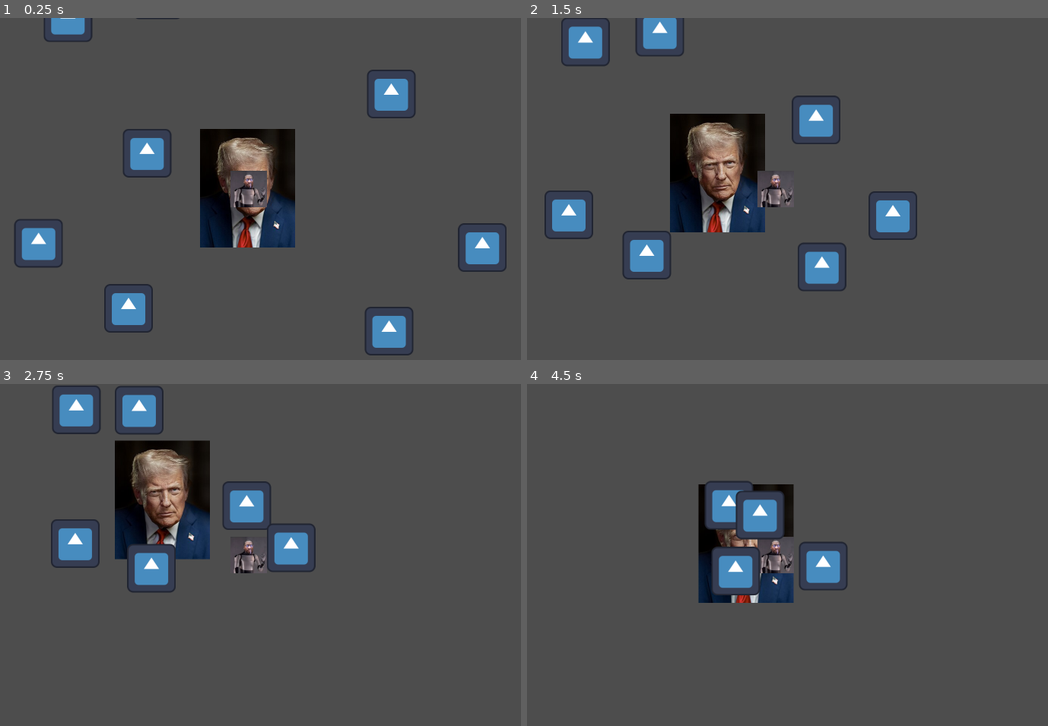
Above: before the commit, frames 1-4 (two rows, left to right).
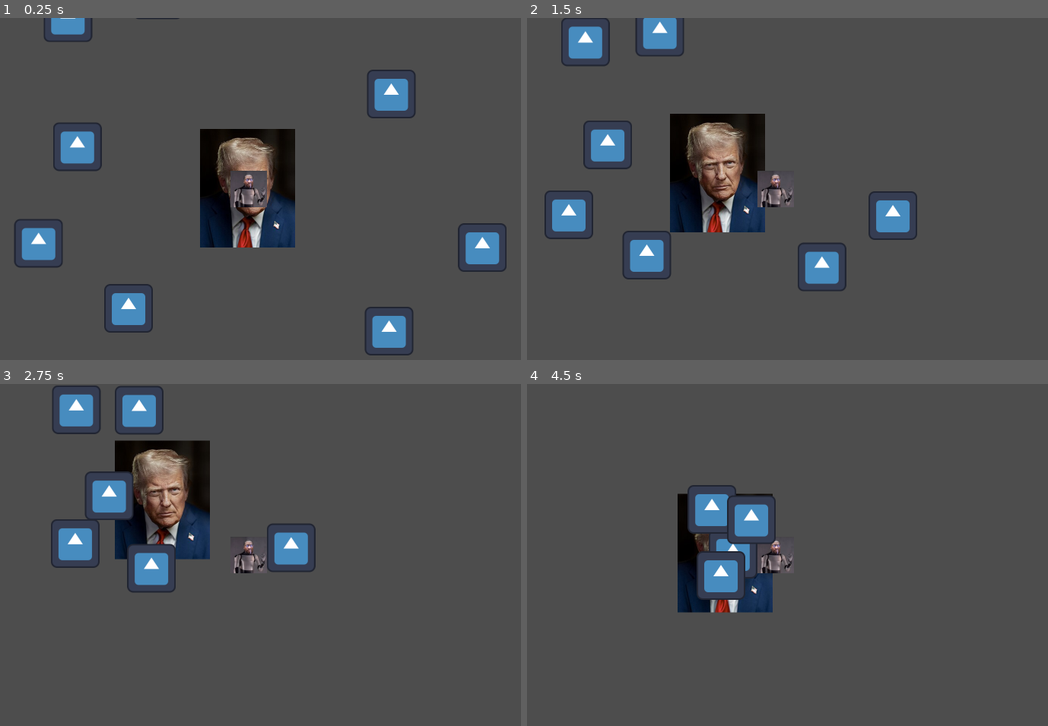
Above: after the commit, the same moments.

Repository: lev2114/droyd_game_godot
Game: Godot game, scene res://game/game.tscn
Same seed, same stepped clock (60 frames per second), same inputs: the game is played once before the commit and once after it. The engine's default icon, where the game draws it, is replaced by a stand-in: a white triangle on a blue panel in a dark square.
Inputs:
- Up to frame 1 (0.25 s): no input
- Up to frame 2 (1.5 s): hold Right (ui_right) 0.53-1.28 s; hold Down (ui_down) from 1.28 s (still down)
- Up to frame 3 (2.75 s): release Down (ui_down) at 2.03 s; hold Right (ui_right) from 2.03 s (still down)
- Up to frame 4 (4.5 s): release Right (ui_right) at 2.78 s; hold Up (ui_up) 2.78-3.53 s; hold Left (ui_left) from 3.53 s (still down)

The runs differ from the first frame. In frame 1, 1.6% of the frame differs, in the area x 10-33%, y 30-47%; in frame 2, 1.6%; in frame 3, 1.8%; in frame 4, 6.6%, in the area x 28-62%, y 28-67%.

Commit message:
nothing actually

Diff:
--- a/game/game.tscn
+++ b/game/game.tscn
@@ -13,7 +13,7 @@
 [node name="George" parent="." instance=ExtResource("3_dxrkv")]
 
 [node name="CharacterBody2D" parent="." instance=ExtResource("3_h7iqs")]
-position = Vector2(-298, -105)
+position = Vector2(-482, -119)
 
 [node name="CharacterBody2D2" parent="." instance=ExtResource("3_h7iqs")]
 position = Vector2(402, -268)
